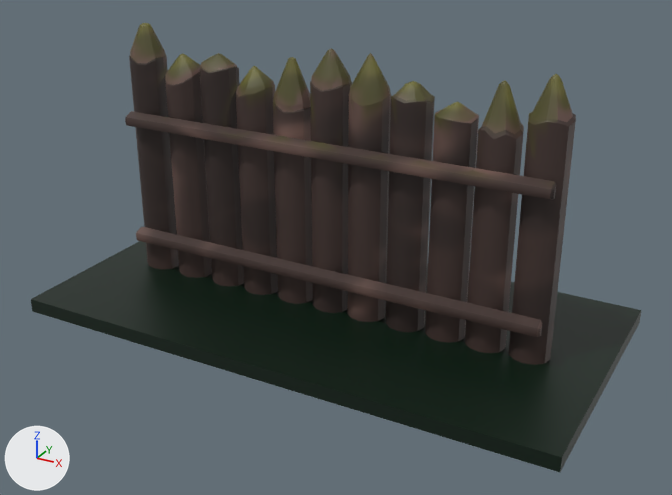
An edit to the OBJ model assets/prepared_defenses/palisade/palisade.obj, drawn before and after from the same camera.
Both versions are drawn from a 50 mm lens placed at (1.164, -2.094, 1.249), pointed at (0.037, -0.046, 0.225). Lighting does not change. The marker at lower left points along +X, +Y and +Z. Where no turn or scale is listed for an object, it has been applied to the vertices.

Objects in the first picture: 'Palisade2_Mesh.015', 'base_Cube'.
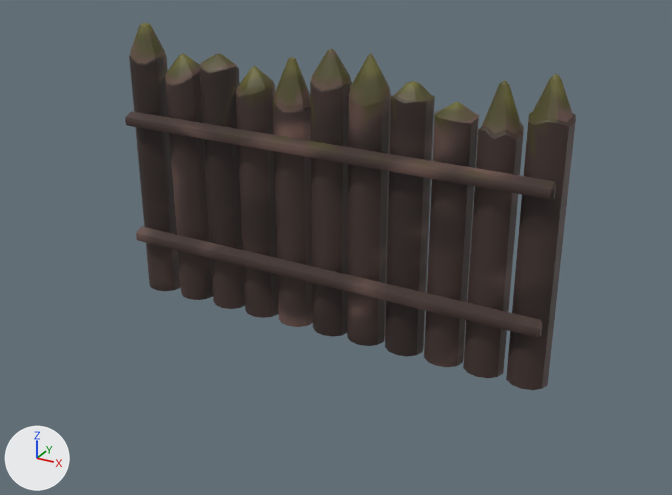
Commit message: Remove base from prepared-defenses 3d decoration

Edits to the scene script, one JSON object a line:
```json
{"op": "remove", "block": "ob_base_cube", "code": ["ob_base_cube = bpy.data.objects.new('base_Cube', me_base_cube)", "ob_base_cube.location = (0.0, 0.0, 0.0)"]}
```

What differs and where, as boxes (x1, y1, x2, y2) in the pictures (672 x 495 px):
```json
{"object": "base_Cube", "change": "deleted", "before": [31, 241, 641, 472]}
```
